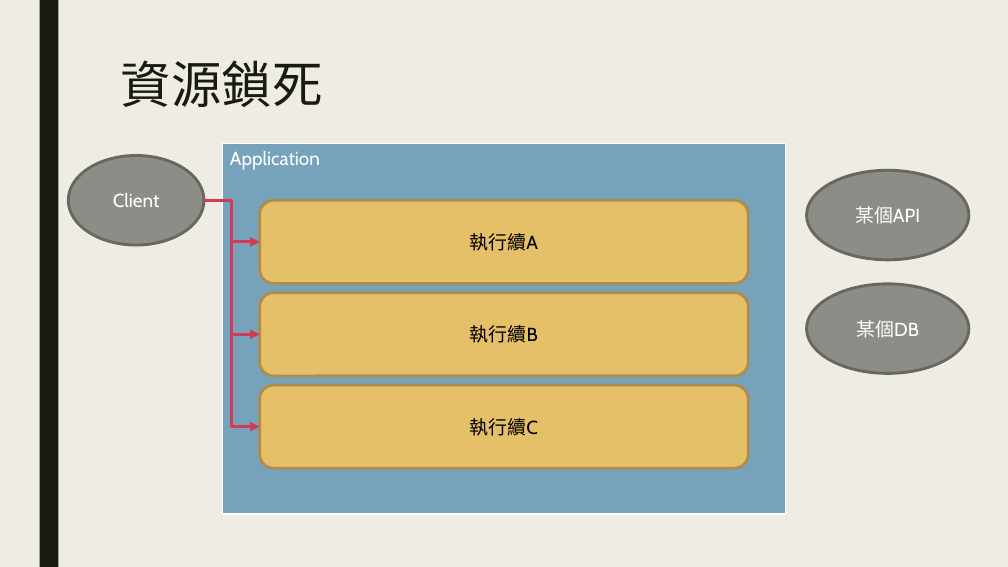
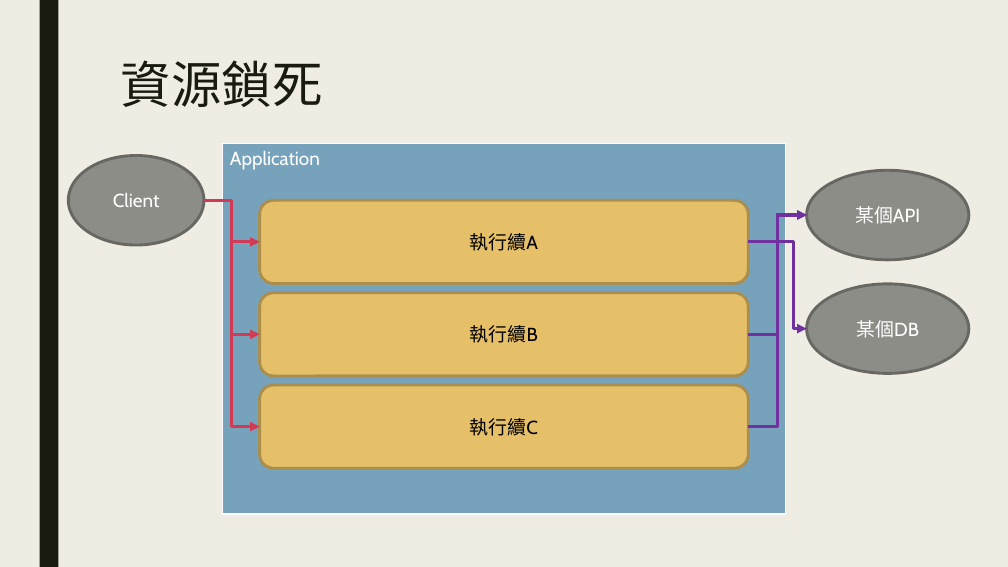
Before and after one commit to ryans610/.NET-Async-Basic, a slide deck: slide 16 of .NET非同步入門.pptx. Drawn at 1008x567 pixels with LibreOffice and Linux fonts; fonts in the diff are those of the drawing. Boxes give left, top, right and bottom in pixels: in the first picture for what was removed or moved away, otherwise in the second. Text is boxed around its words. In the diff, an @@ line names an element or a change of style, - is before the commit and + after.

```diff
--- a/.NET非同步入門.pptx
+++ b/.NET非同步入門.pptx
@@ elbow arrow added from (749, 242) to (807, 215), #7030A0 3 pt @@
@@ elbow arrow added from (749, 334) to (807, 215), #7030A0 3 pt @@
@@ elbow arrow added from (749, 426) to (807, 215), #7030A0 3 pt @@
@@ elbow arrow added from (749, 242) to (807, 329), #7030A0 3 pt @@
```
Also in this commit, not shown: 1 other slide changed, 1 slide removed.
